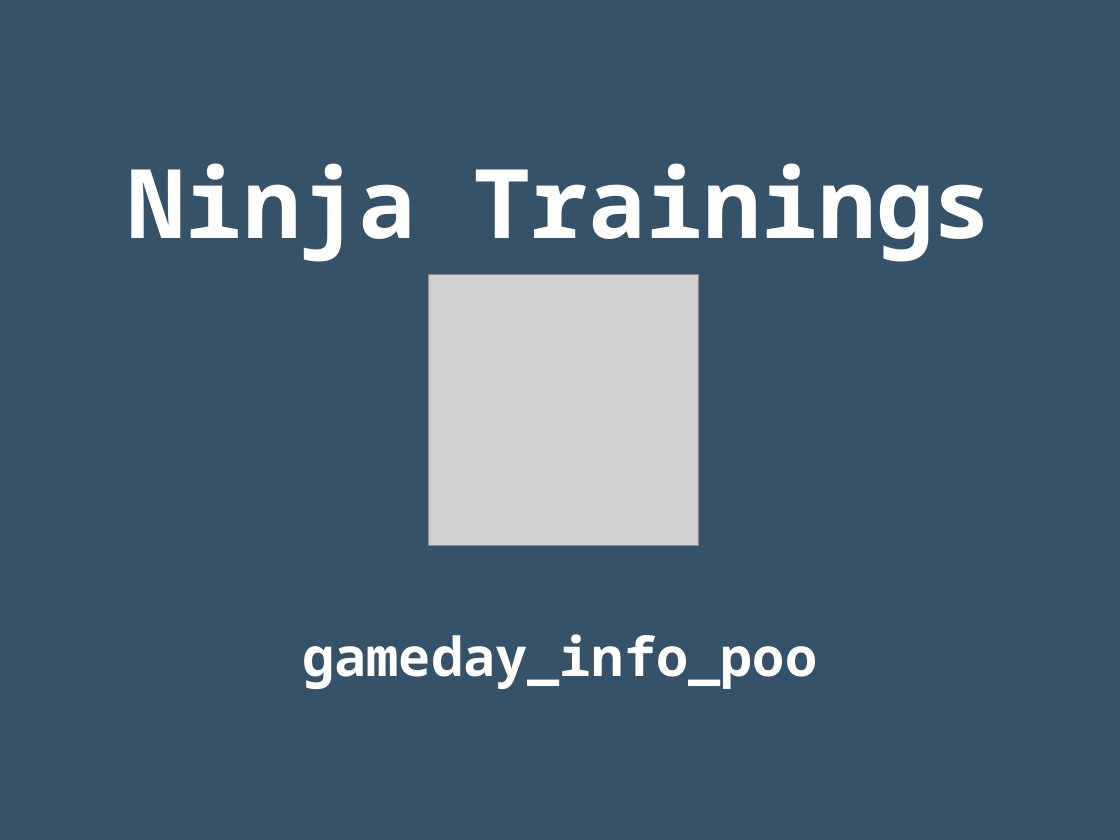
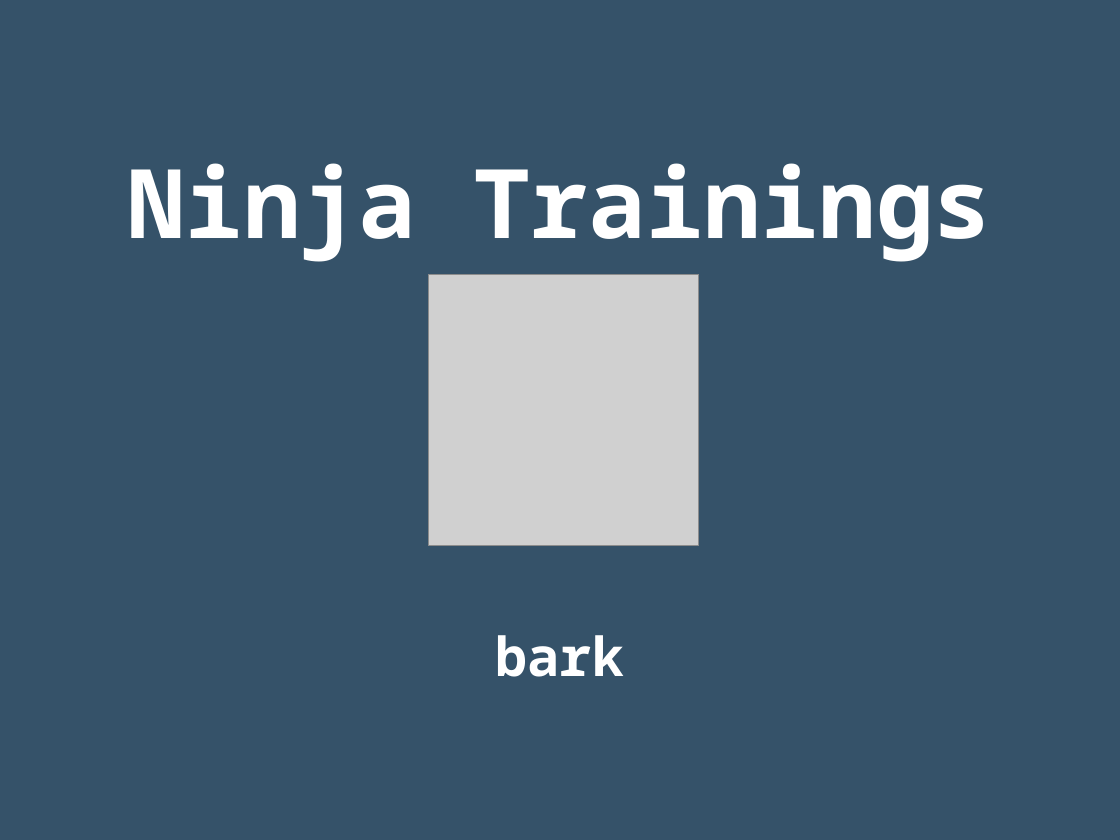
Before and after one commit to rgmf/dwes, a slide deck: slide 11 of unidades/05_poo_en_python/presentacion/01_poo.odp. Drawn at 1120x840 pixels with LibreOffice and Linux fonts; fonts in the diff are those of the drawing; grey boxes stand for pictures. Boxes give left, top, right and bottom in pixels: in the first picture for what was removed or moved away, otherwise in the second. Text is boxed around its words. In the diff, an @@ line names an element or a change of style, - is before the commit and + after.

```diff
--- a/unidades/05_poo_en_python/presentacion/01_poo.odp
+++ b/unidades/05_poo_en_python/presentacion/01_poo.odp
@@ subtitle at [496,635,625,677]: text changed @@
-gameday_info_poo
+bark
```
Also in this commit, not shown: 6 slides added, 2 other files.
